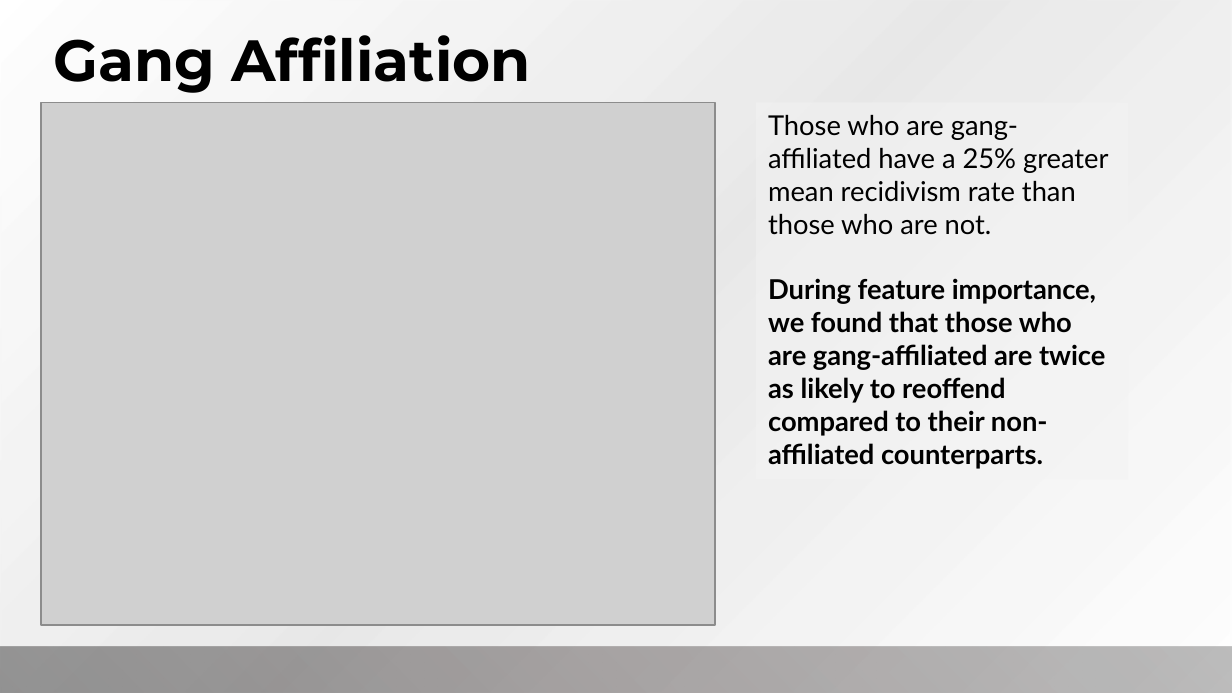
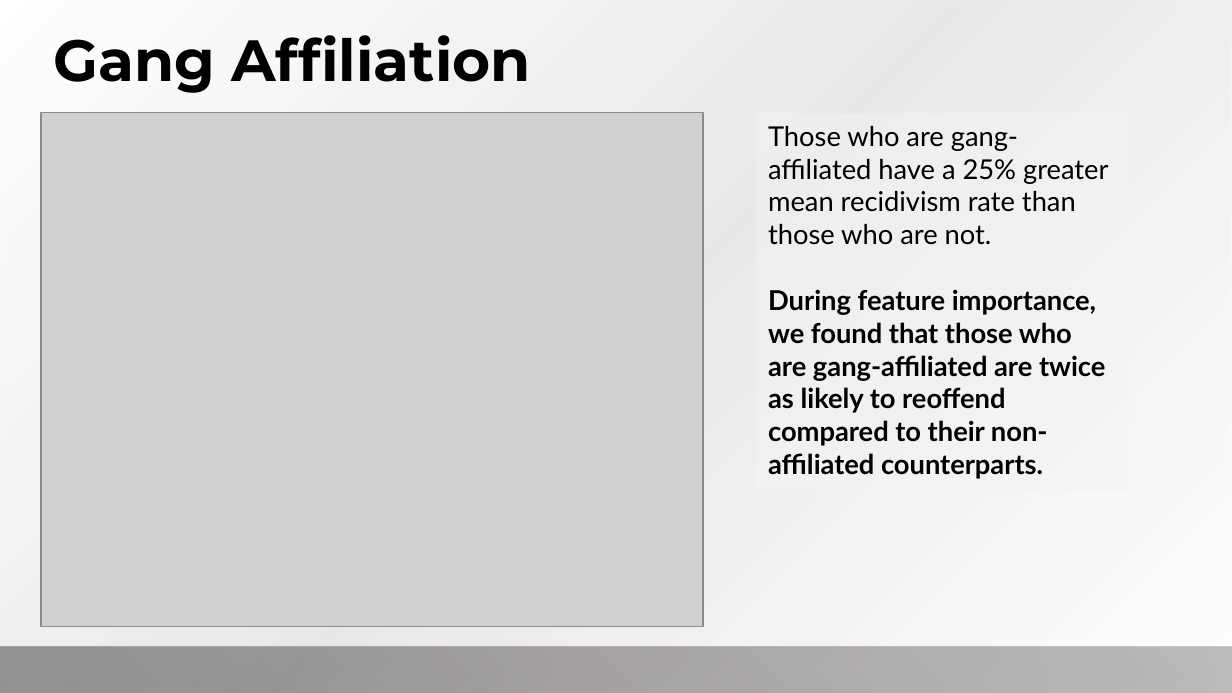
Before and after one commit to ga-dsi-822-group4/recidivism, a slide deck: slide 9 of presentation/Recidivism.pptx. Drawn at 1232x693 pixels with LibreOffice and Linux fonts; fonts in the diff are those of the drawing; grey boxes stand for pictures; background and template pictures are left out. Boxes give left, top, right and bottom in pixels: in the first picture for what was removed or moved away, otherwise in the second. Text is boxed around its words. In the diff, an @@ line names an element or a change of style, - is before the commit and + after.

```diff
--- a/presentation/Recidivism.pptx
+++ b/presentation/Recidivism.pptx
@@ picture: place and size @@
-picture at (41,102,715,625)
+picture at (41,113,702,627)
@@ text "Those who are gang-affiliated have ...": place and size @@
-text "Those who are gang-affiliated have ..." at (768,115,1108,469)
+text "Those who are gang-affiliated have ..." at (768,126,1108,479)
```
Also in this commit, not shown: 2 other slides changed, 2 other files.
